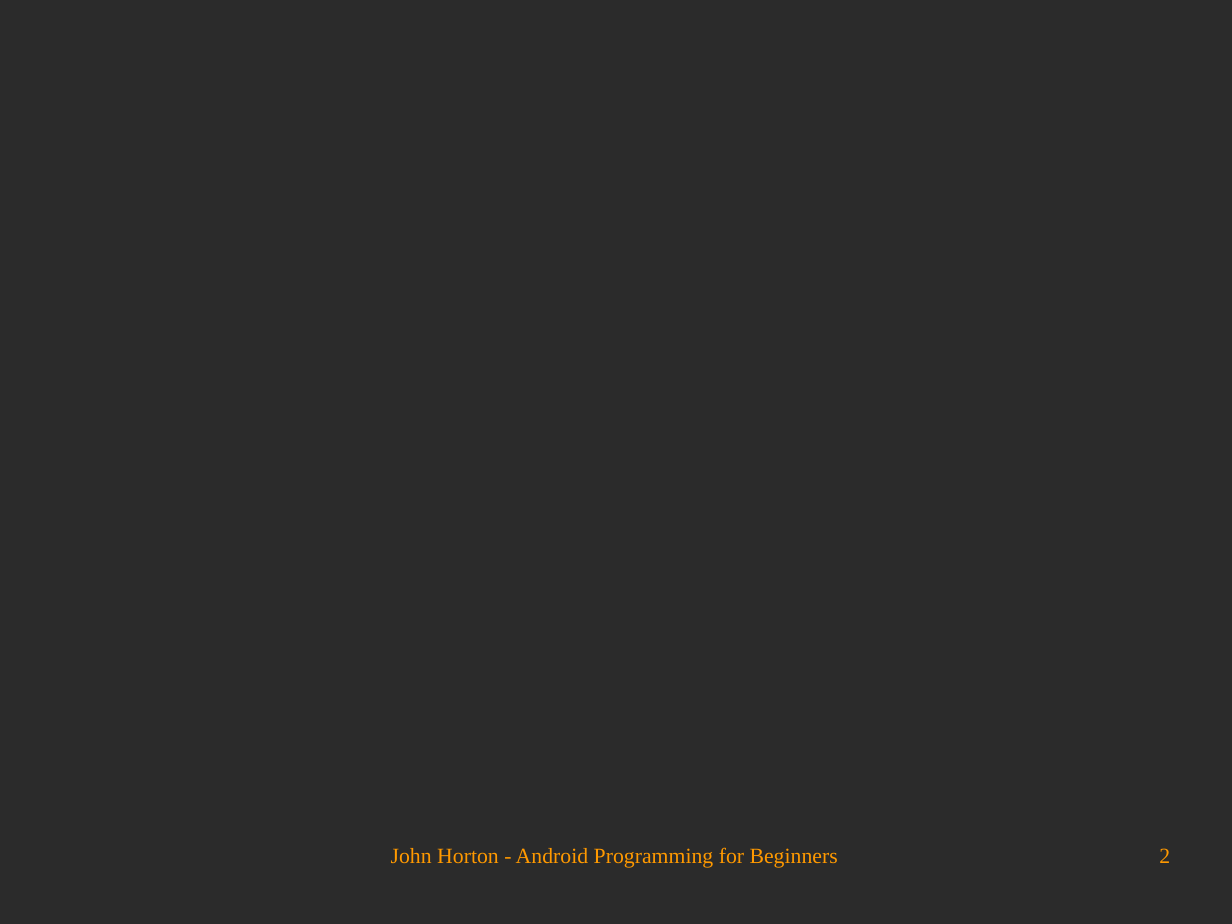
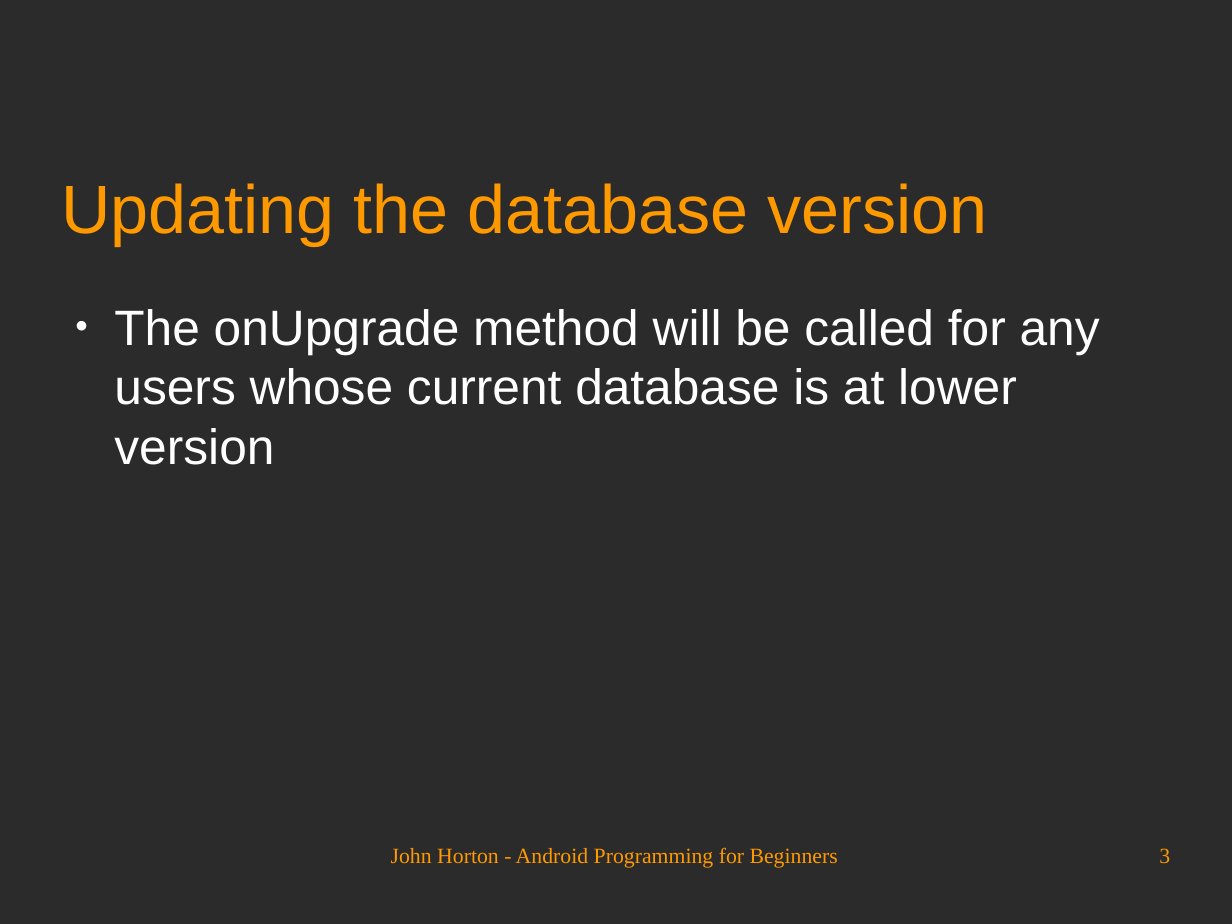
Before and after one commit to Academy-Soft-Intellect/Android-Programming-for-Beginners, a slide deck: slide 3 of 26_Upgrading_SQLite_Adding_Locations_and_Maps.odp (slide 2 before the commit). Drawn at 1232x924 pixels with LibreOffice and Linux fonts; fonts in the diff are those of the drawing; background and template pictures are left out; a plain dark background stands for a picture behind light text. Boxes give left, top, right and bottom in pixels: in the first picture for what was removed or moved away, otherwise in the second. Text is boxed around its words. In the diff, an @@ line names an element or a change of style, - is before the commit and + after.

```diff
--- a/26_Upgrading_SQLite_Adding_Locations_and_Maps.odp
+++ b/26_Upgrading_SQLite_Adding_Locations_and_Maps.odp
@@ title added at (x1=62, y1=183, x2=987, y2=246), 44 pt, text #FF9900 @@
+Updating the database version
@@ text added at (x1=114, y1=309, x2=1100, y2=465), 32 pt, text #FFFFFF @@
+● The onUpgrade method will be called for any users whose current database is at lower version
@@ page number at (x1=1159, y1=848, x2=1170, y2=864): text changed @@
-2
+3
```
Also in this commit, not shown: 1 other slide changed, 2 slides added.
